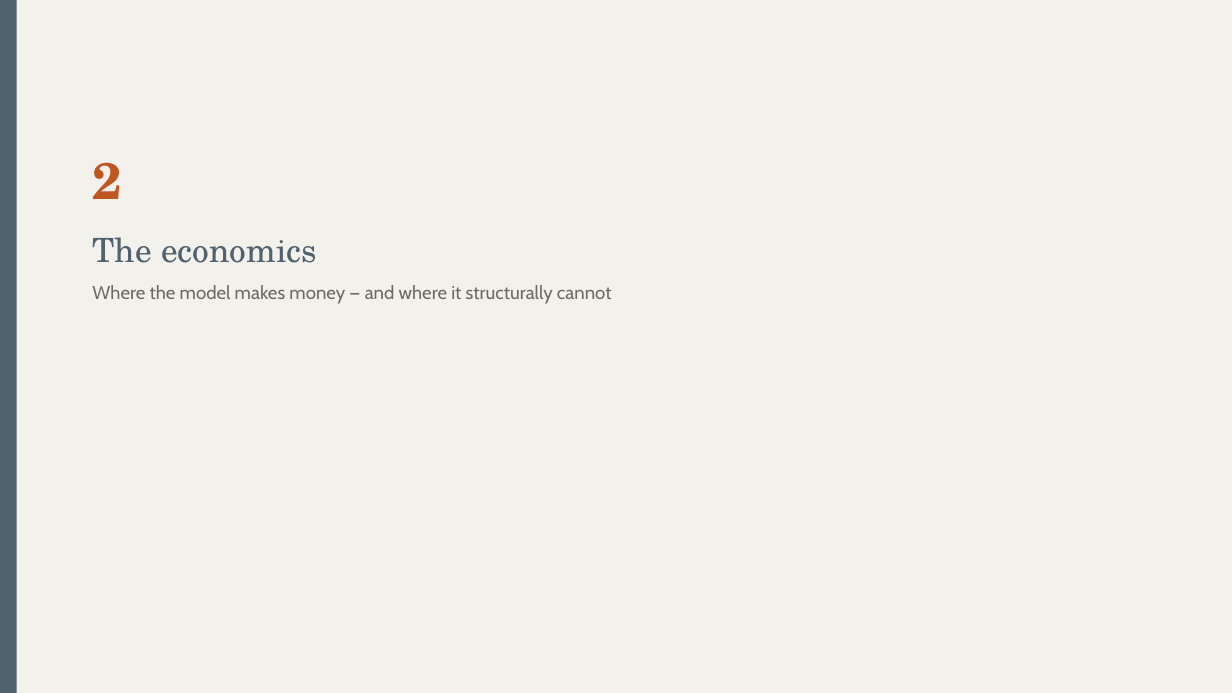
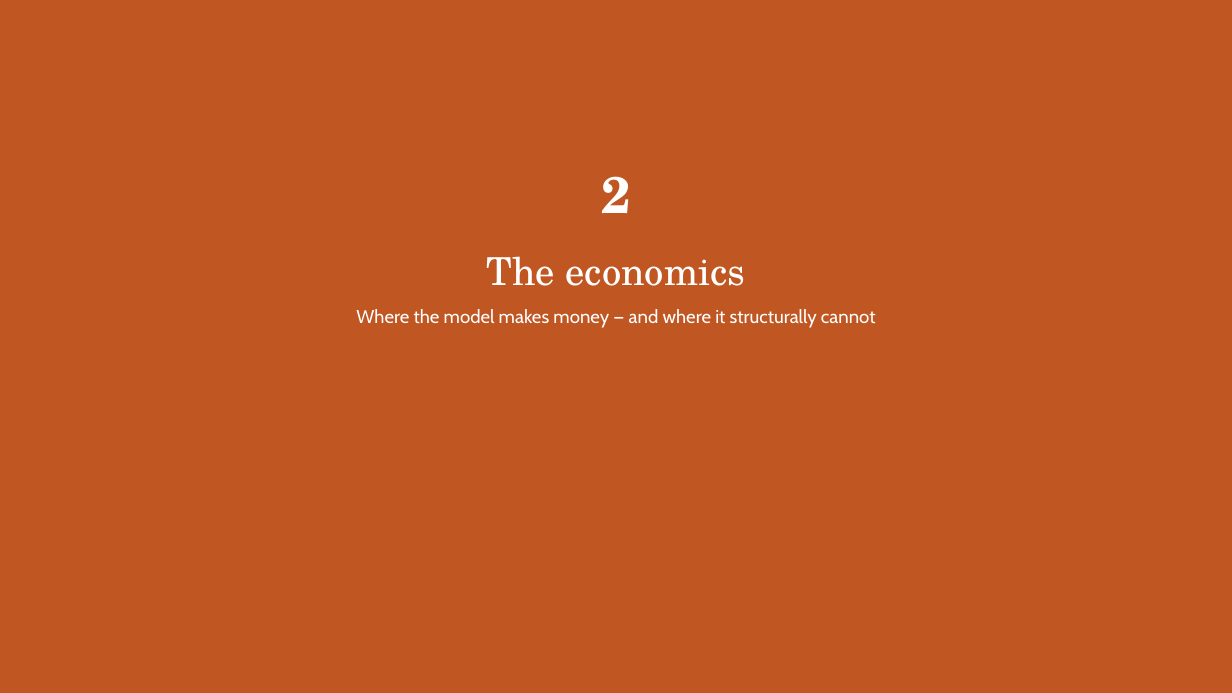
Before and after one commit to addiskers/pptv1, a slide deck: slide 7 of eval/out/showcase_qcommerce.pptx. Drawn at 1232x693 pixels with LibreOffice and Linux fonts; fonts in the diff are those of the drawing. Boxes give left, top, right and bottom in pixels: in the first picture for what was removed or moved away, otherwise in the second. Text is boxed around its words. In the diff, an @@ line names an element or a change of style, - is before the commit and + after.

Commit message:
Q1a: full-bleed cover + colour-block divider, highlight pills, superscripts, icon tiles
Human-craft elements replicated from the reference Gates deck:
- title slide: full-bleed charcoal canvas, oversized serif in cream, org
  wordmark bleeding off the bottom edge (schema: wordmark field)
- section_divider: bold full-slide accent colour-block, centered (style=bleed)
  with a bar variant retained
- rich text: [[hl]]...[[/]] -> yellow highlight pill behind the run (the
  consulting number signature); ^1 / ^{12} -> superscript footnote refs.
  Correct OOXML: <a:highlight> inserted before a:latin per CT schema;
  baseline=30000 for superscript
- color_highlight theme role (all 3 themes)
- icon_tile_row component: dark rounded icon tiles + alternating bands
  (reference impact-slide rail)
- render/xml_utils.py: add_soft_shadow (outerShdw) + add_shape(shadow=True)

131 tests; eval green; COM-verified title/divider/pills.

```diff
--- a/eval/out/showcase_qcommerce.pptx
+++ b/eval/out/showcase_qcommerce.pptx
@@ rectangle: place and size @@
-rectangle at box(0, 0, 17, 693)
+rectangle at box(0, 0, 1232, 693)
@@ rectangle at box(0, 0, 1232, 693): fill #51626F to #C05621 @@
@@ text "2": place and size @@
-text "2" at box(92, 162, 121, 199)
+text "2" at box(601, 176, 630, 213)
@@ text "2" at box(601, 176, 630, 213): text colour #C05621 to #FFFFFF; alignment left to centre @@
@@ text "The economics": place and size @@
-text "The economics" at box(92, 237, 317, 263)
+text "The economics" at box(487, 256, 746, 286)
@@ text "The economics" at box(487, 256, 746, 286): size 26 to 30 pt, text colour #51626F to #FFFFFF; alignment left to centre; line spacing 29.5pt to 34.1pt @@
@@ text "Where the model makes money ...": place and size @@
-text "Where the model makes money ..." at box(92, 285, 612, 304)
+text "Where the model makes money ..." at box(356, 309, 876, 328)
@@ text "Where the model makes money ..." at box(356, 309, 876, 328): text colour #6E6A61 to #FFFFFF; alignment left to centre @@
```
Also in this commit, not shown: 3 other slides changed, 26 other files.
